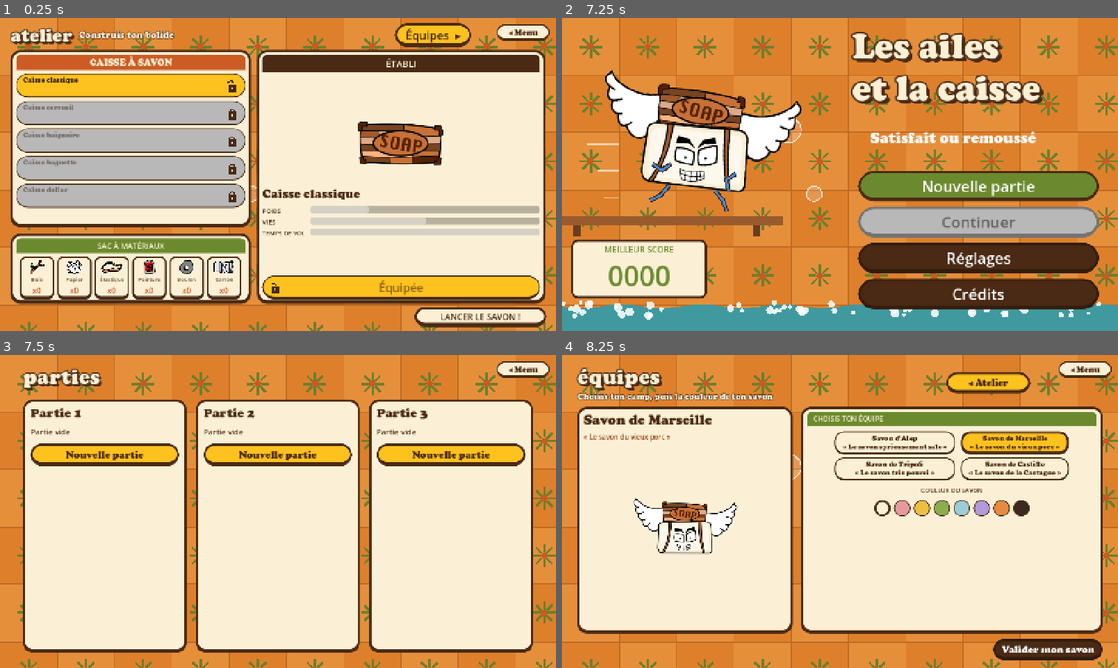
Above: before the commit, frames 1-4 (two rows, left to right).
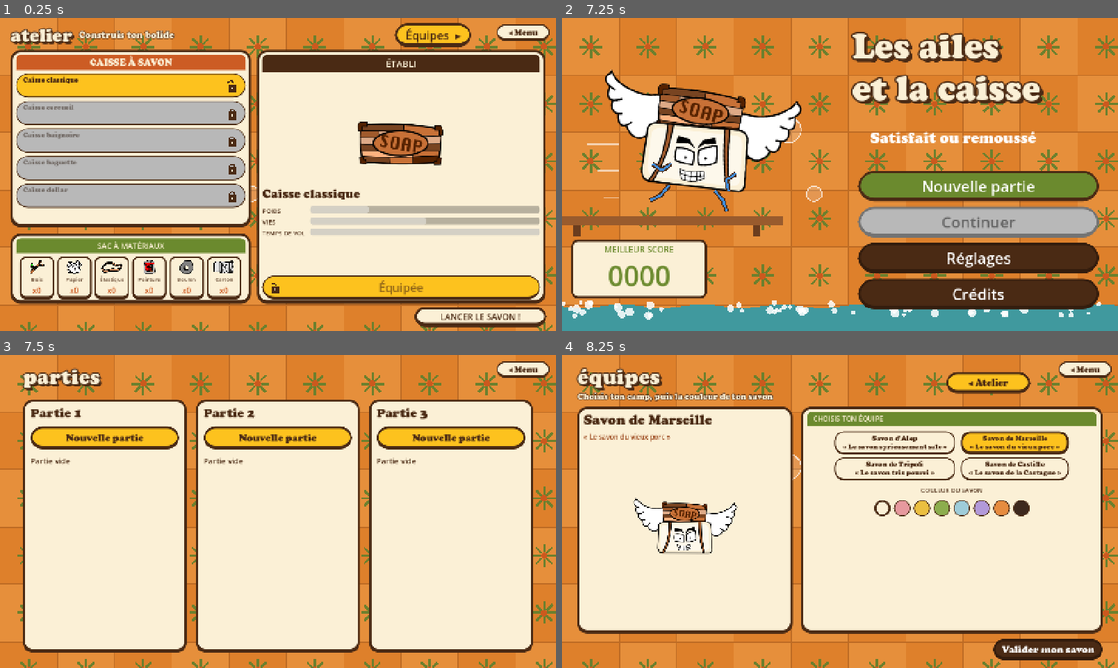
Above: after the commit, the same moments.

Repository: atostivint/LesAilesEtLaCaisse
Game: Godot game, scene res://scenes/atelier.tscn
Two runs of this game, one before a commit and one after it. Both use one fixed random seed, a clock stepped at 60 frames per second and the inputs below.
Inputs (mouse positions are in pixels of both pictures, inside the frame that each line leads up to):
- Up to frame 1 (0.25 s): no input
- Up to frame 2 (7.25 s): click "Équipes ▸" at 0.5 s; click "◂ Atelier" at 1.25 s; click (695, 86) at 2.02 s; click (695, 111) at 2.77 s; click (695, 140) at 3.52 s; click (695, 168) at 4.27 s; click (695, 196) at 5.02 s; click "LANCER LE SAVON !" at 5.75 s; click "◂ Menu" at 6.5 s
- Up to frame 3 (7.5 s): click "Nouvelle partie" at 7.25 s
- Up to frame 4 (8.25 s): click "Nouvelle partie" at 8 s

Frames 1-2 are identical in both runs. In frame 3, 10% of the frame differs, in the area x 5-95%, y 22-36%; in frame 4, nothing differs.

Commit message:
Parties : boutons au-dessus du résumé
Co-Authored-By: Claude Haiku 5.5 <noreply@anthropic.com>

Diff:
--- a/scripts/parties.gd
+++ b/scripts/parties.gd
@@ -36,7 +36,6 @@
 	resume.autowrap_mode = TextServer.AUTOWRAP_WORD
 	resume.add_theme_font_size_override("font_size", 20)
 	resume.add_theme_color_override("font_color", BRUN)
-	contenu.add_child(resume)
 	var existe := GameState.has_slot(numero)
 	var bouton := Button.new()
 	bouton.custom_minimum_size = Vector2(0, 60)
@@ -56,6 +55,7 @@
 		bouton.disabled = not existe
 		bouton.pressed.connect(_on_continuer.bind(numero))
 	contenu.add_child(bouton)
+	contenu.add_child(resume)
 	return carte
 
 
